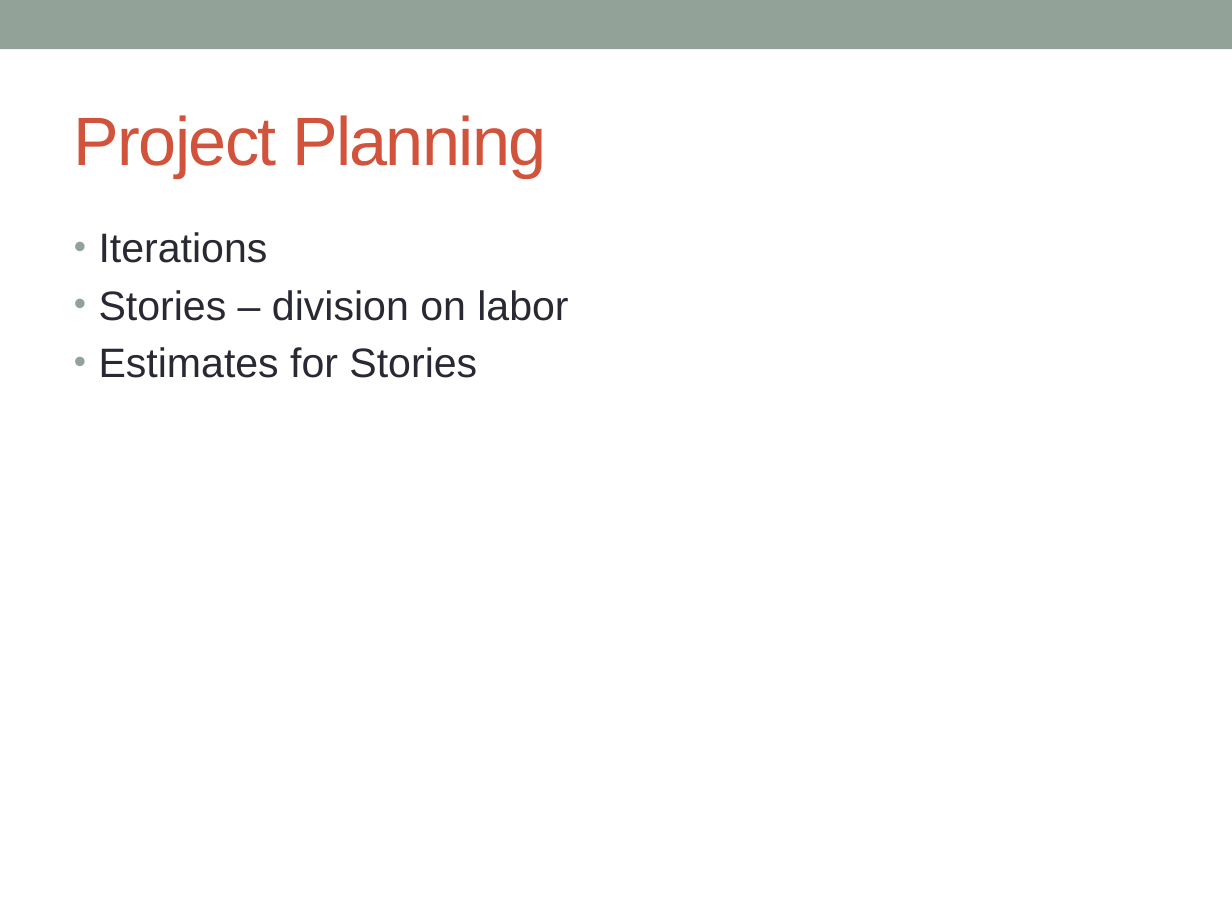
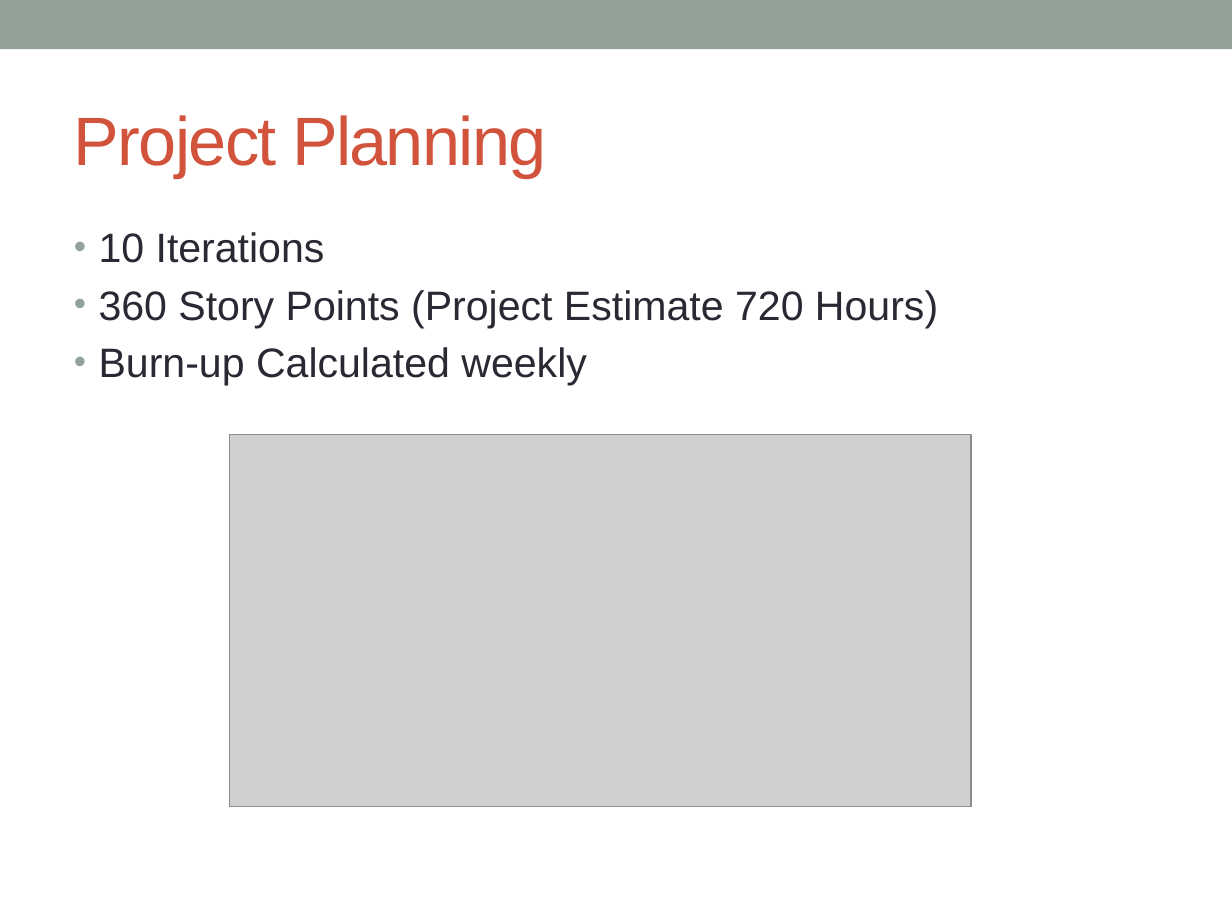
Before and after one commit to massfords/we99, a slide deck: slide 13 of docs/Presentations/Milestone1Presentation_v1.pptx (slide 11 before the commit). Drawn at 1232x924 pixels with LibreOffice and Linux fonts; fonts in the diff are those of the drawing; grey boxes stand for pictures. Boxes give left, top, right and bottom in pixels: in the first picture for what was removed or moved away, otherwise in the second. Text is boxed around its words. In the diff, an @@ line names an element or a change of style, - is before the commit and + after.

```diff
--- a/docs/Presentations/Milestone1Presentation_v1.pptx
+++ b/docs/Presentations/Milestone1Presentation_v1.pptx
@@ text at bbox=[99, 232, 938, 386]: text changed @@
-• Iterations
-• Stories – division on labor
-• Estimates for Stories
+• 10 Iterations
+• 360 Story Points (Project Estimate 720 Hours)
+• Burn-up Calculated weekly
@@ picture added at bbox=[229, 435, 971, 807] @@
```
Also in this commit, not shown: 5 other slides changed, 1 slide added.
